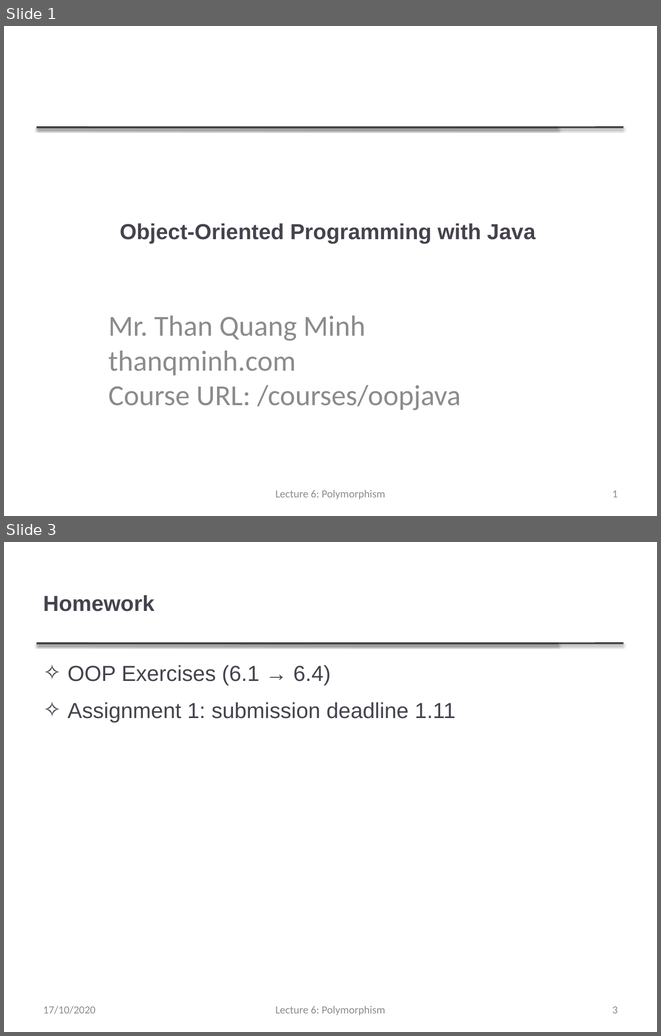
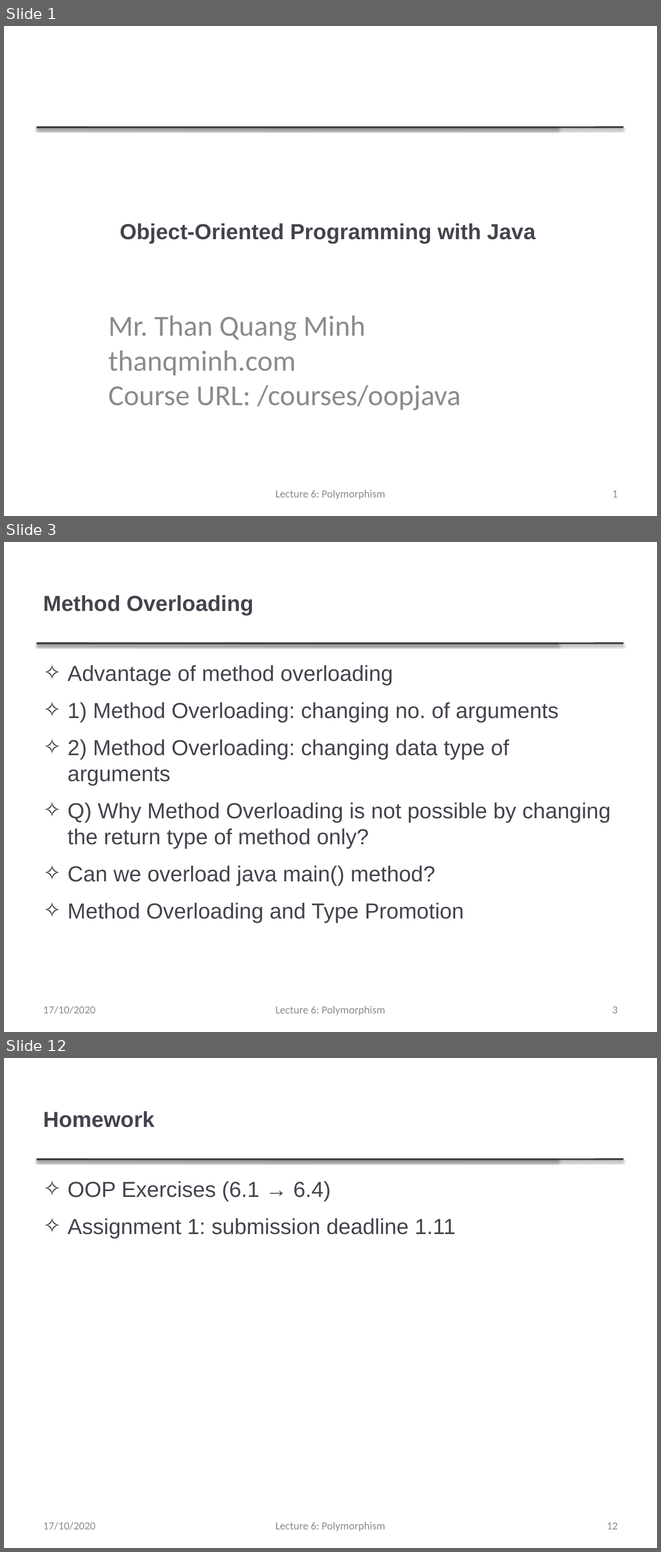
Before and after one commit to thanqminh/thanqminh.github.io, a slide deck: courses/oopjava/lecture5.pptx. Shown one above the other, each under a label of ours: slides 1 and 3 before the commit, slides 1, 3 and 12 after it; the slides between them are not shown. The pictures are 661x1036 and 661x1552 pixels, drawn with LibreOffice and Linux fonts; fonts in the diff are those of the drawing. Boxes give left, top, right and bottom in pixels: in the first picture for what was removed or moved away, otherwise in the second. Text is boxed around its words. In the diff, an @@ line names an element or a change of style, - is before the commit and + after.

```diff
--- a/courses/oopjava/lecture5.pptx
+++ b/courses/oopjava/lecture5.pptx
@@ slide 3 added at [4,542,657,1032], background #FFFFFF; not listed: 2 template elements that a slide beside it also shows @@
@@ title added at [43,595,253,615], 24 pt, text #46424D, bold @@
+Method Overloading
@@ text added at [68,665,611,923], 24 pt, text #46424D @@
+✧ Advantage of method overloading
+✧ 1) Method Overloading: changing no. of arguments
+✧ 2) Method Overloading: changing data type of arguments
+✧ Q) Why Method Overloading is not possible by changing the return type of method only?
+✧ Can we overload java main() method?
+✧ Method Overloading and Type Promotion
@@ text added at [43,1006,96,1014], 12 pt, text #8C8C8C @@
+17/10/2020
@@ text added at [275,1006,385,1015], 12 pt, text #8C8C8C @@
+Lecture 6: Polymorphism
@@ page number added at [612,1006,618,1013], 12 pt, text #8C8C8C @@
+3
@@ what was slide 3 is now slide 12 @@
@@ page number at [607,1522,618,1529]: text changed @@
-3
+12
```
Also in this commit, not shown: 1 slide changed, 8 other slides added.
